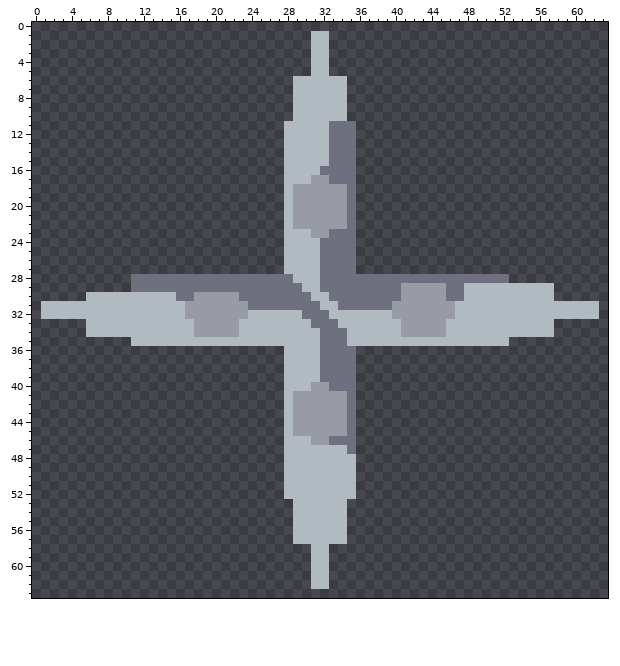
Two states of a pixel-art sprite, sprites/production/scrap-drill-rotator.png. The picture above was drawn from the file before the commit.
The file is 64x64 pixels.
Once edited:
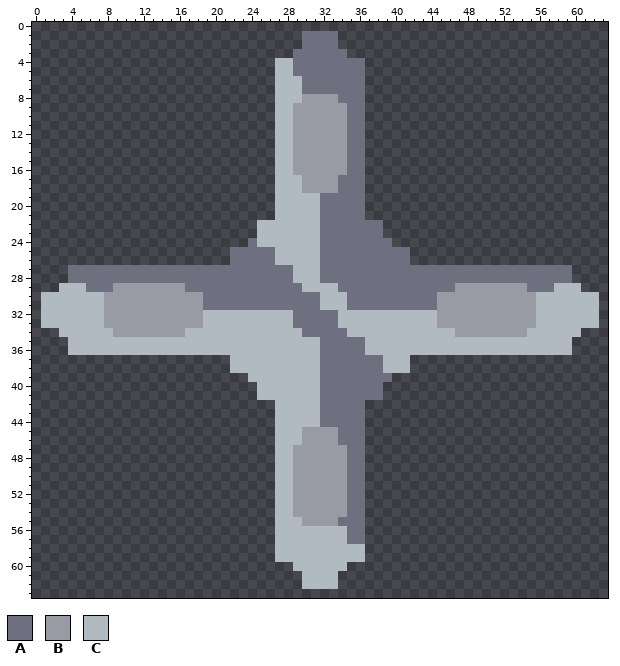
Palette (. is transparent): A #6e7080  B #989aa4  C #b0bac0
The exact change:
There is now colour A in rows 1 to 2 at x 30 and 33; in row 3 at x 29 to 30 and 33 to 34; in rows 4 to 5 at x 29 to 30 and 33 to 36; in rows 6 to 10 at x 35 to 36; in rows 11 to 21 at x 36; in rows 22 to 23 at x 36 to 38.
There is now colour A in row 24 at x 24 and 36 to 39; in rows 25 to 26 at x 22 to 26 and 36 to 41; in row 27 at x 4 to 27 and 36 to 59; in row 28 at x 4 to 10 and 53 to 59; in row 29 at x 6 to 8; in row 36 at x 36.
There is now colour A in rows 37 to 38 at x 36 to 38; in row 39 at x 36 to 39; in rows 40 to 41 at x 36 to 38; in rows 42 to 52 at x 36; in rows 53 to 57 at x 35 to 36.
The edit turns colour B into colour A in row 18 at x 34; in rows 19 to 22 at x 32 to 34; in row 23 at x 32; in row 29 at x 41 to 45; in row 30 at x 19 to 22 and 41 to 44; in row 31 at x 19 to 23 and 40 to 44.
The edit turns colour B into colour A in row 40 at x 32; in rows 41 to 44 at x 32 to 34; in row 45 at x 34.
The edit turns colour C into colour A in rows 1 to 5 at x 31 to 32; in rows 6 to 7 at x 30 to 34; in row 8 at x 34; in row 27 at x 28; in row 29 at x 55 to 57; in row 30 at x 31.
The edit turns colour C into colour A in row 32 at x 29 and 33; in row 33 at x 29 to 30; in row 34 at x 30 to 31; in row 35 at x 35 to 36; in rows 48 to 52 at x 35; in row 55 at x 34.
There is now colour B in row 29 at x 9 to 10.
The edit turns colour A into colour B in rows 11 to 15 at x 33 to 34; in row 16 at x 32 to 34; in row 17 at x 33; in row 29 at x 11 to 16 and 47; in row 30 at x 16 to 17 and 46 to 47; in row 46 at x 33.
The edit turns colour C into colour B in row 8 at x 30 to 33; in rows 9 to 10 at x 29 to 34; in rows 11 to 15 at x 29 to 32; in row 16 at x 29 to 31; in row 17 at x 30; in row 29 at x 48 to 54.
The edit turns colour C into colour B in row 30 at x 8 to 15 and 48 to 55; in rows 31 to 32 at x 8 to 16 and 47 to 55; in row 33 at x 8 to 17 and 46 to 55; in row 34 at x 9 to 16 and 47 to 54; in row 46 at x 30; in rows 47 to 54 at x 29 to 34.
The edit turns colour C into colour B in row 55 at x 30 to 33.
There is now colour C in rows 4 to 10 at x 27 to 28; in rows 11 to 21 at x 27; in rows 22 to 24 at x 25 to 27; in rows 25 to 26 at x 27; in row 29 at x 3 to 5 and 58 to 60; in row 30 at x 1 to 5 and 58 to 62.
There is now colour C in row 33 at x 1 to 5 and 58 to 62; in row 34 at x 3 to 5 and 58 to 60; in row 35 at x 4 to 10 and 53 to 59; in row 36 at x 4 to 27 and 37 to 59; in rows 37 to 38 at x 22 to 27 and 39 to 41; in row 39 at x 24 to 27.
There is now colour C in rows 40 to 41 at x 25 to 27; in rows 42 to 52 at x 27; in rows 53 to 57 at x 27 to 28; in rows 58 to 59 at x 27 to 30 and 33 to 36; in row 60 at x 29 to 30 and 33 to 34; in rows 61 to 62 at x 30 and 33.
The edit turns colour A into colour C in row 29 at x 32 to 33; in row 30 at x 33 to 34; in row 31 at x 34.
The edit turns colour B into colour C in row 18 at x 29; in rows 19 to 22 at x 29 to 31; in row 23 at x 31; in row 32 at x 19 to 23 and 40 to 44; in row 33 at x 19 to 22 and 41 to 44; in row 34 at x 18 to 22 and 41 to 45.
The edit turns colour B into colour C in row 40 at x 31; in rows 41 to 44 at x 29 to 31; in row 45 at x 29.
Boxes around the changes in both pictures, in picture pixels (x1, y1, x2, y2):
changed: (41, 31, 599, 589)
